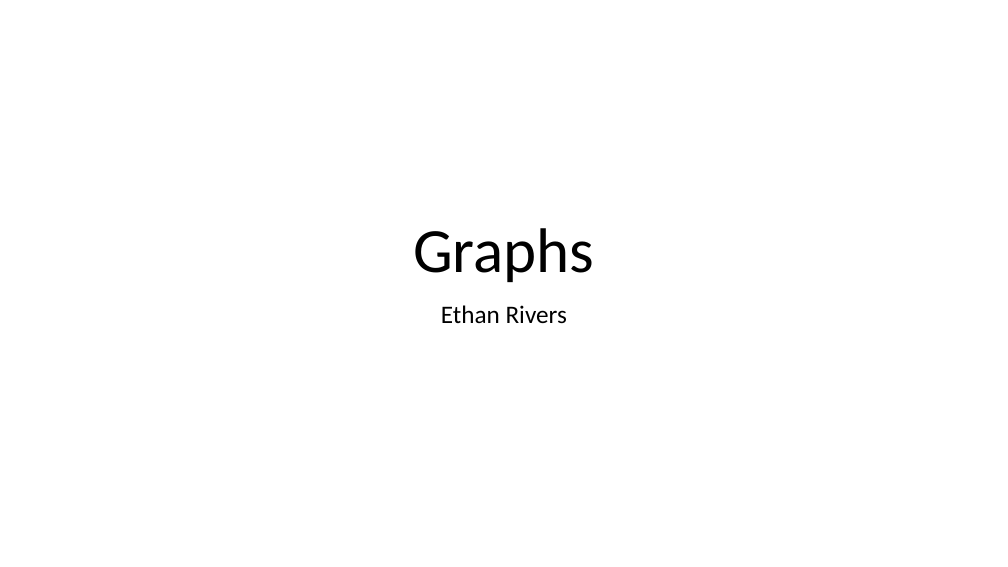
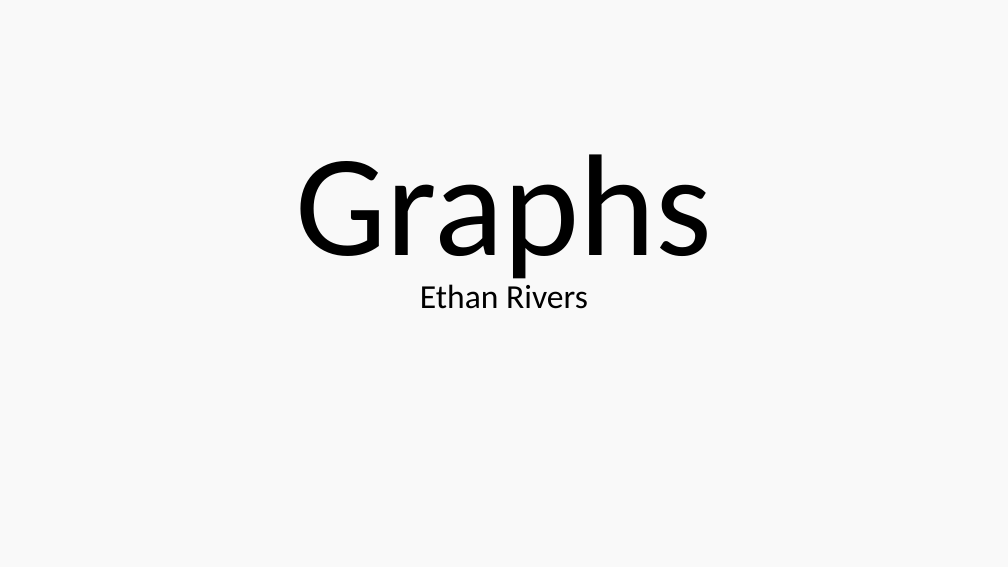
Before and after one commit to ethanatortx/graph_lab_presentation, a slide deck: slide 1 of graphs_pp.pptx. Drawn at 1008x567 pixels with LibreOffice and Linux fonts; fonts in the diff are those of the drawing. Boxes give left, top, right and bottom in pixels: in the first picture for what was removed or moved away, otherwise in the second. Text is boxed around its words. In the diff, an @@ line names an element or a change of style, - is before the commit and + after.

Commit message:
graph lab changes

```diff
--- a/graphs_pp.pptx
+++ b/graphs_pp.pptx
@@ background #FFFFFF to #F9F9F9 @@
@@ title "Graphs" at box(295, 154, 712, 289): size 60 to 138 pt @@
@@ subtitle "Ethan Rivers": place and size @@
-subtitle "Ethan Rivers" at box(441, 305, 567, 324)
+subtitle "Ethan Rivers" at box(420, 284, 588, 309)
@@ subtitle "Ethan Rivers" at box(420, 284, 588, 309): size 24 to 32 pt @@
```
Also in this commit, not shown: 5 other slides changed, 2 slides added, 7 slides removed, 5 other files.
